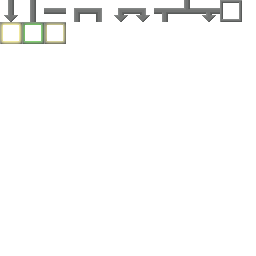
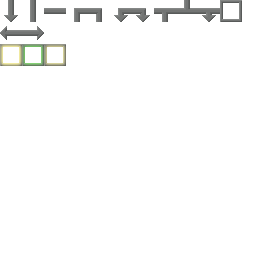
Layers edited between the first and the second 256x256 image:
painted on "overlay" over [0, 22, 66, 66]
painted on "Background" over [0, 9, 146, 66]
